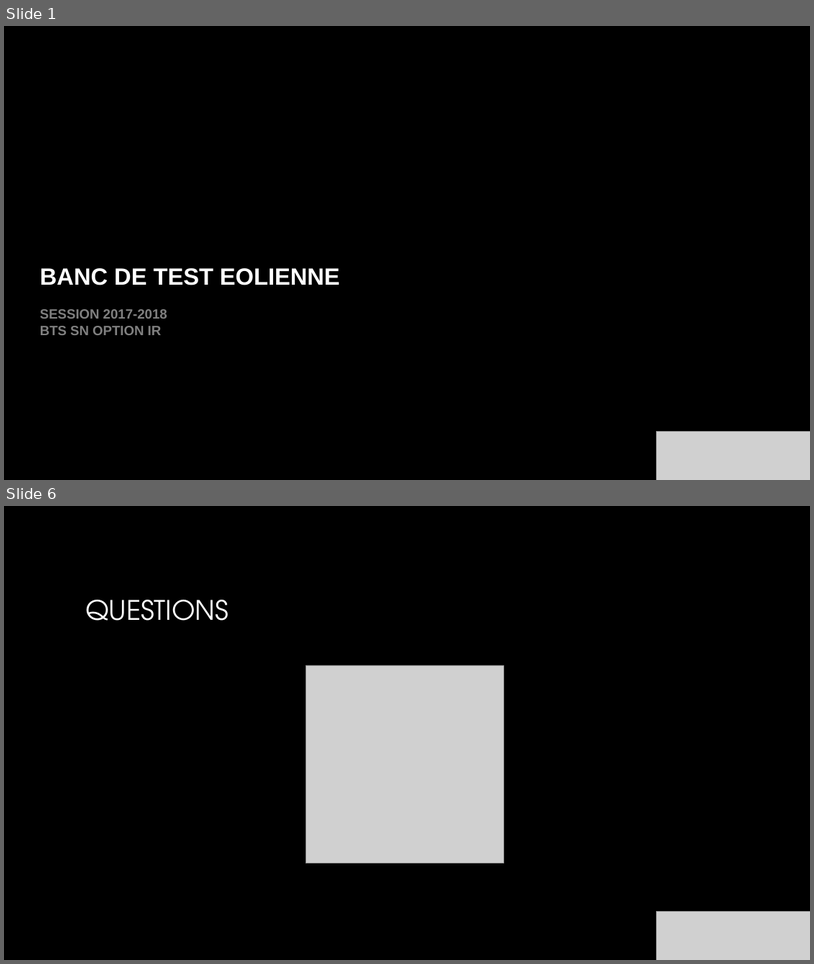
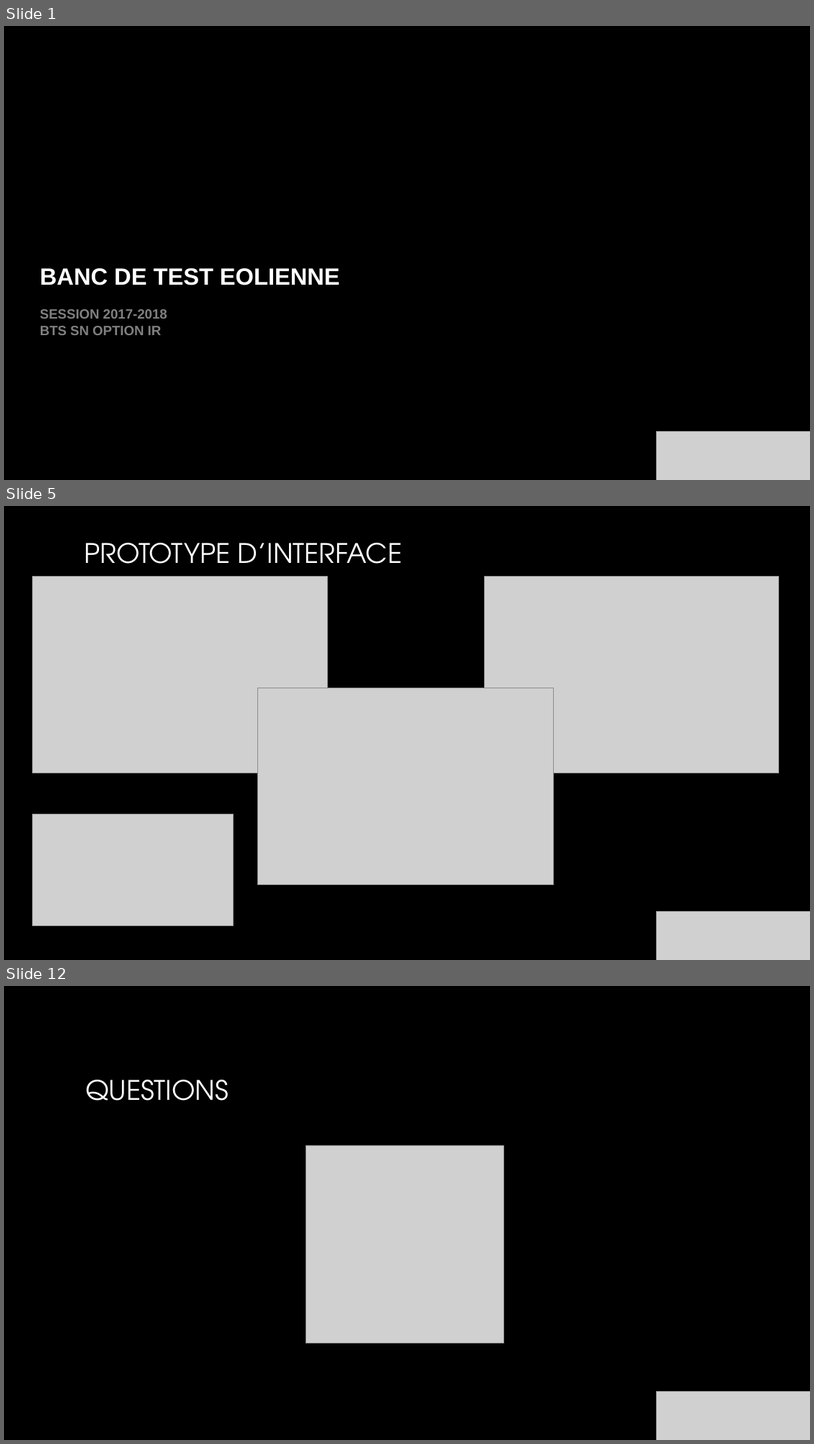
Before and after one commit to Izakun/banc_de_test_eolienne, a slide deck: 05_revue_de_projet/revues/revue_02/alan_carrer/diaporama.pptx. Shown one above the other, each under a label of ours: slides 1 and 6 before the commit, slides 1, 5 and 12 after it; the slides between them are not shown. The pictures are 814x964 and 814x1444 pixels, drawn with LibreOffice and Linux fonts; fonts in the diff are those of the drawing; grey boxes stand for pictures; background and template pictures are left out. Boxes give left, top, right and bottom in pixels: in the first picture for what was removed or moved away, otherwise in the second. Text is boxed around its words. In the diff, an @@ line names an element or a change of style, - is before the commit and + after.

```diff
--- a/05_revue_de_projet/revues/revue_02/alan_carrer/diaporama.pptx
+++ b/05_revue_de_projet/revues/revue_02/alan_carrer/diaporama.pptx
@@ slide 5 added at [4, 506, 810, 960], background picture (left out) @@
@@ title added at [85, 543, 402, 564], 32 pt, text gradient #FFFFFF to #A6A6A6 @@
+PROTOTYPE D’INTERFACE
@@ picture added at [32, 576, 328, 773] @@
@@ picture added at [484, 576, 779, 773] @@
@@ picture added at [258, 688, 554, 885] @@
@@ picture added at [32, 814, 233, 925] @@
@@ picture added at [657, 911, 810, 960] @@
@@ what was slide 6 is now slide 12 @@
```
Also in this commit, not shown: 9 other slides added, 4 slides removed, 1 other file.
